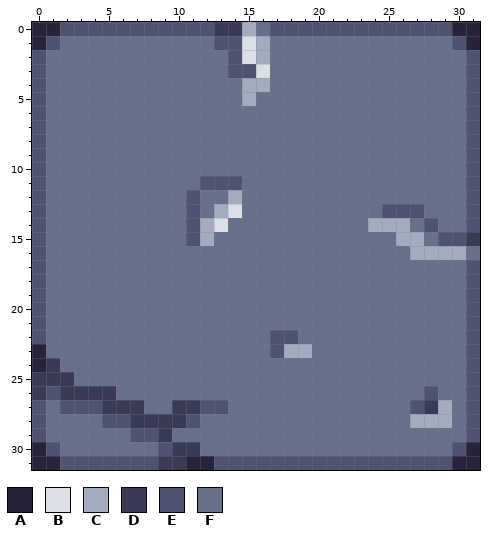
A pixel-art sprite gets an edit: img/bg.png. Above: the version before the commit.
The file is 32x32 pixels.
Palette (. is transparent): A #26243a  B #dbe0e7  C #a3acbe  D #393a56  E #4e5371  F #67708b
Now the later version:
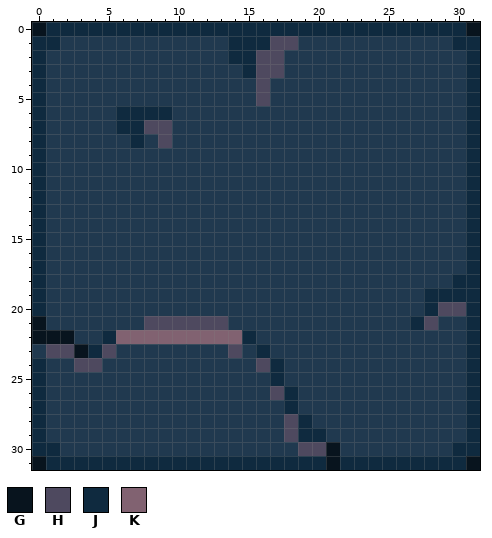
Colours new in this view: G #08141e  H #4e495f  J #0f2a3f  K #816271
Changes in this commit:
colour F: #67708b -> #20394f
Changed rows in their new state; - is a pixel that keeps its letter.
first column x 0:
 0 GJJJJJJJJJJJJJJJJJJJJJJJJJJJJJJG
 1 JJ-----------FJJJHH-----------JJ
 2 J-------------JJHH-------------J
 3 J-------------FJHH-------------J
 4 J--------------FH--------------J
 5 J--------------FH--------------J
 6 J-----JJJJ---------------------J
 7 J-----JJHH---------------------J
 8 J------J-H---------------------J
 9 J------------------------------J
10 J------------------------------J
11 J-----------FFF----------------J
12 J----------F--F----------------J
13 J----------F-FF----------FFF---J
14 J----------FFF----------FFF-F--J
15 J----------FF-------------FF-FFJ
16 J--------------------------FFFFJ
17 J------------------------------J
18 J-----------------------------JJ
19 J---------------------------JJJJ
20 J---------------------------JHHJ
21 G-------HHHHHH-------------JH--J
22 GGG--JKKKKKKKKKJ-FF------------J
23 FHHGJH--------H-JFFF-----------J
24 JF-HH-----------HJ-------------J
25 JFF--------------J-------------J
26 JFFFFF-----------HJ---------F--J
27 J-FFFFFF--FFFF----J--------FFF-J
28 J----FFFFFFF------HJ-------FFF-J
29 J------FFF--------HJJ----------J
30 JJ-------FFF-------HHG--------JJ
31 GJJJJJJJJJJJJJJJJJJJJGJJJJJJJJJG
